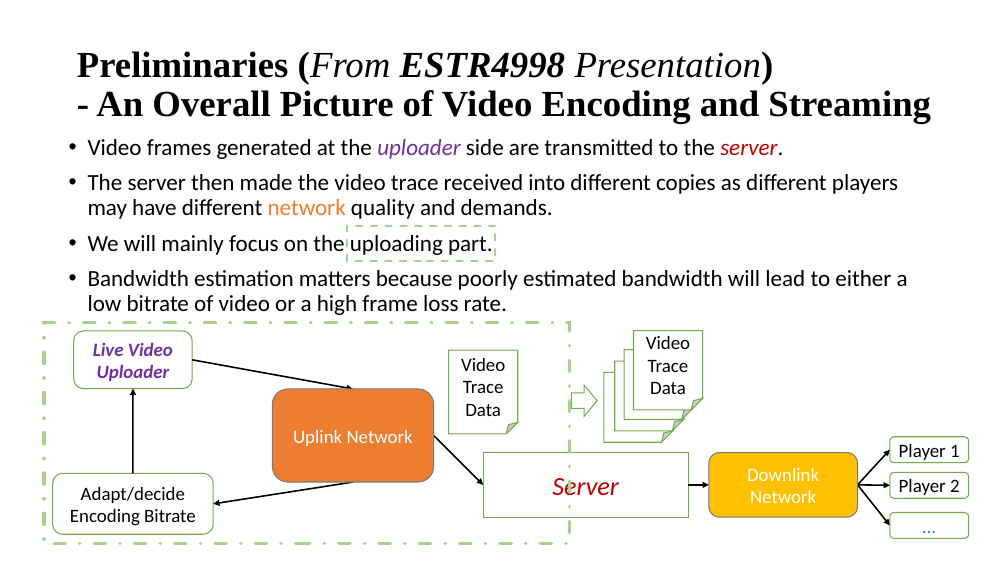
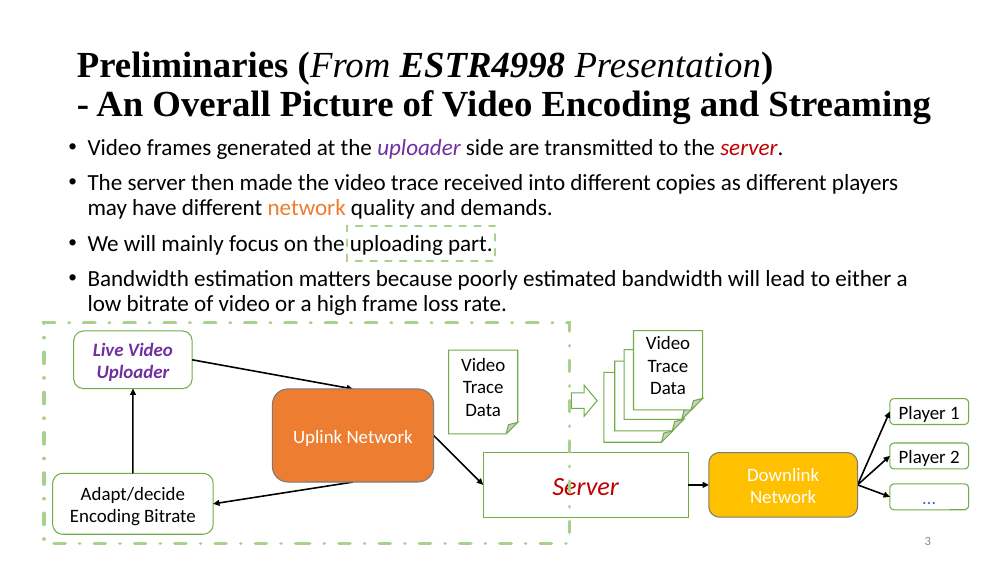
Before and after one commit to williamzheng0711/online-cdf-streaming, a slide deck: slide 3 of ESTR4999_Notes/ESTR4999_Presentation.pptx. Drawn at 1008x567 pixels with LibreOffice and Linux fonts; fonts in the diff are those of the drawing. Boxes give left, top, right and bottom in pixels: in the first picture for what was removed or moved away, otherwise in the second. Text is boxed around its words. In the diff, an @@ line names an element or a change of style, - is before the commit and + after.

```diff
--- a/ESTR4999_Notes/ESTR4999_Presentation.pptx
+++ b/ESTR4999_Notes/ESTR4999_Presentation.pptx
@@ arrow moved from (858, 485) - (890, 450) to (858, 485) - (890, 411) @@
@@ rounded rectangle "Player 1": place and size @@
-rounded rectangle "Player 1" at (890, 437, 969, 463)
+rounded rectangle "Player 1" at (890, 399, 969, 424)
@@ rounded rectangle "Player 2": place and size @@
-rounded rectangle "Player 2" at (890, 473, 969, 498)
+rounded rectangle "Player 2" at (890, 443, 969, 469)
@@ arrow moved from (858, 485) - (890, 485) to (858, 485) - (890, 456) @@
@@ arrow moved from (858, 485) - (890, 526) to (858, 485) - (890, 497) @@
@@ rounded rectangle "…": place and size @@
-rounded rectangle "…" at (890, 513, 969, 538)
+rounded rectangle "…" at (890, 484, 969, 510)
@@ page number added at (925, 537, 931, 545), 12 pt, text #8C8C8C @@
+3
```
Also in this commit, not shown: 15 other slides changed, 1 slide added.
